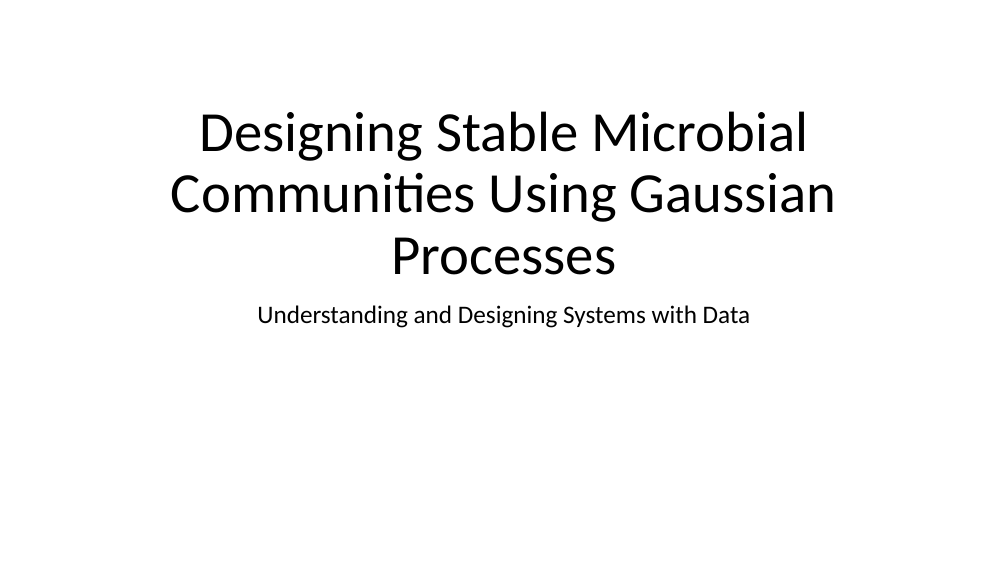
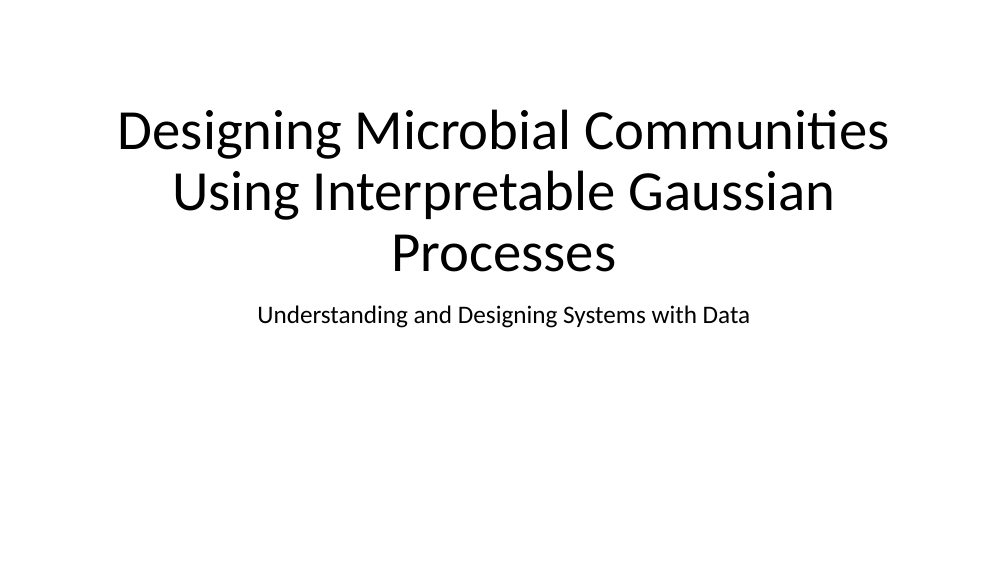
Before and after one commit to Fontanapink/GPs, a slide deck: slide 1 of GPRCommunities.pptx. Drawn at 1008x567 pixels with LibreOffice and Linux fonts; fonts in the diff are those of the drawing. Boxes give left, top, right and bottom in pixels: in the first picture for what was removed or moved away, otherwise in the second. Text is boxed around its words. In the diff, an @@ line names an element or a change of style, - is before the commit and + after.

```diff
--- a/GPRCommunities.pptx
+++ b/GPRCommunities.pptx
@@ title at (118,109,889,272): text changed @@
-Designing Stable Microbial Communities Using Gaussian Processes
+Designing Microbial Communities Using Interpretable Gaussian Processes
```
Also in this commit, not shown: 9 other slides changed, 7 slides added, 1 slide removed, 3 other files.
